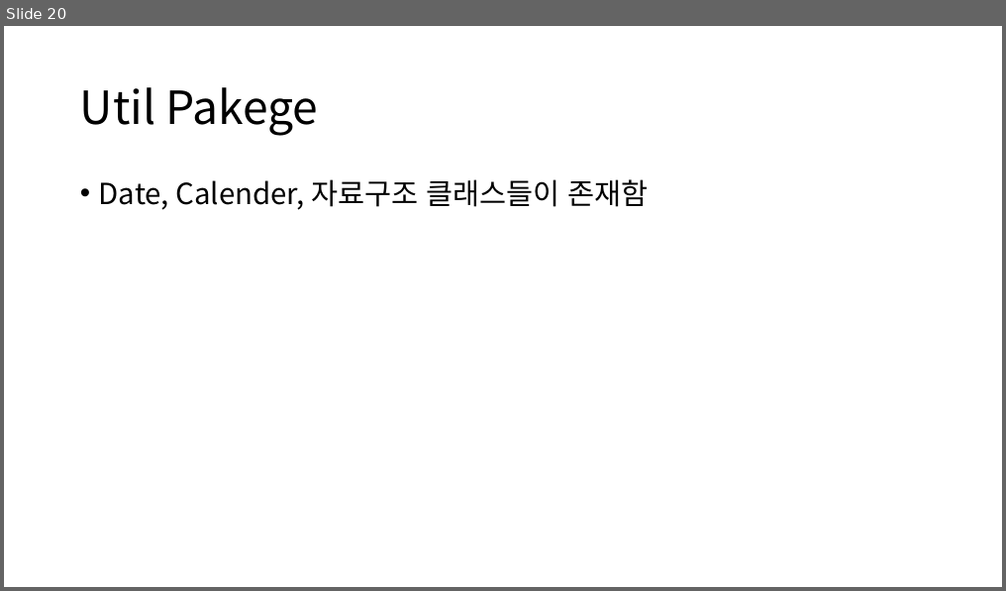
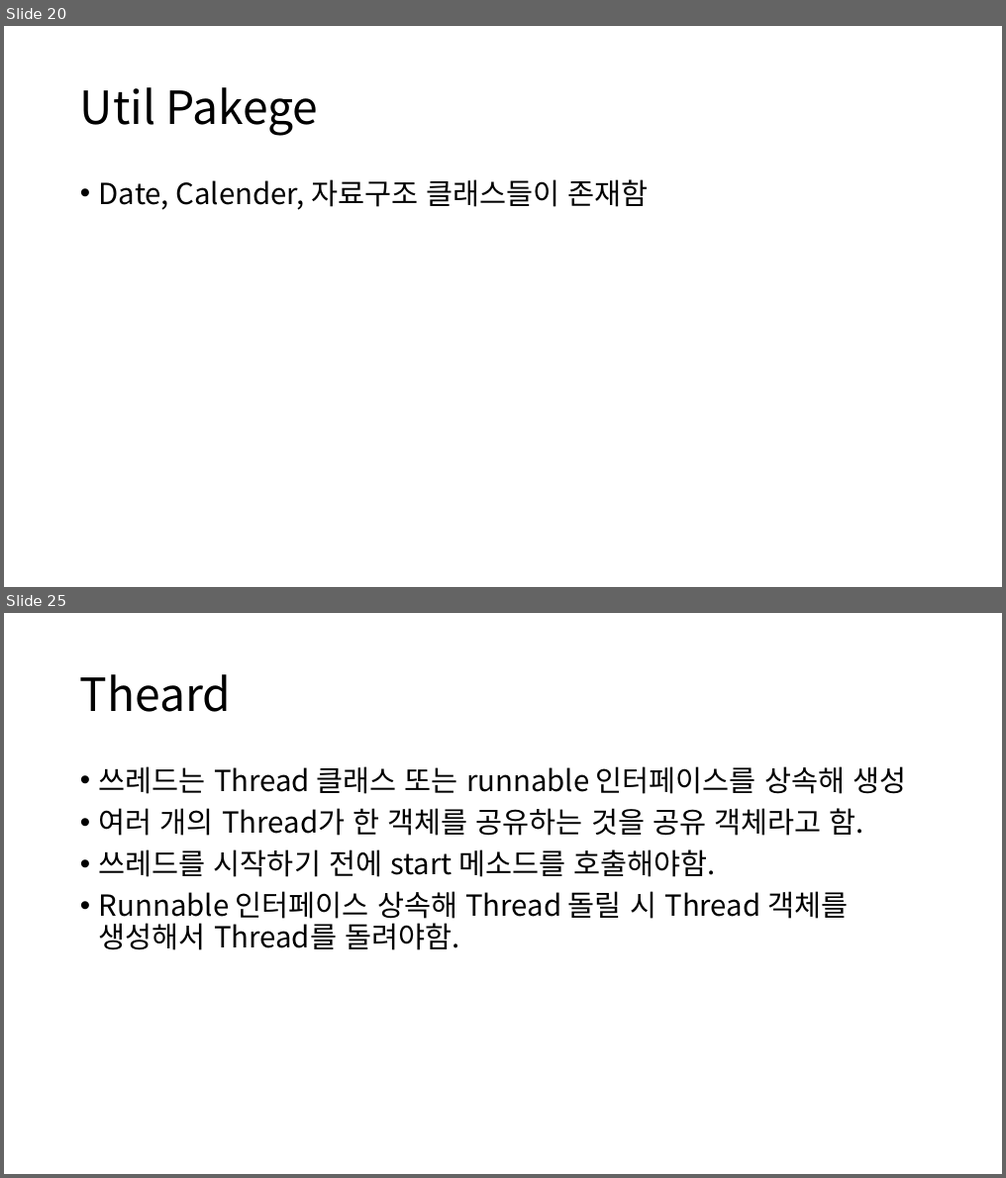
Before and after one commit to satelite54/BUSAN_IT_ACADEMY, a slide deck: 학습자료/학습 정리.pptx. Shown one above the other, each under a label of ours: slide 20 before the commit, slides 20 and 25 after it; the slides between them are not shown. The pictures are 1006x591 and 1006x1178 pixels, drawn with LibreOffice and Linux fonts; fonts in the diff are those of the drawing. Boxes give left, top, right and bottom in pixels: in the first picture for what was removed or moved away, otherwise in the second. Text is boxed around its words. In the diff, an @@ line names an element or a change of style, - is before the commit and + after.

Commit message:
[Java] - Thread, Time, Date, Calender, Annotation, IO, Collection

```diff
--- a/학습자료/학습 정리.pptx
+++ b/학습자료/학습 정리.pptx
@@ slide 25 added at bbox=[4, 613, 1002, 1174], background #FFFFFF @@
@@ title added at bbox=[80, 674, 232, 712], 44 pt, text #000000 @@
+Theard
@@ text added at bbox=[99, 766, 906, 951], 28 pt, text #000000 @@
+• 쓰레드는 Thread 클래스 또는 runnable 인터페이스를 상속해 생성
+• 여러 개의 Thread가 한 객체를 공유하는 것을 공유 객체라고 함.
+• 쓰레드를 시작하기 전에 start 메소드를 호출해야함.
+• Runnable 인터페이스 상속해 Thread 돌릴 시 Thread 객체를 생성해서 Thread를 돌려야함.
```
Also in this commit, not shown: 1 slide changed, 3 other slides added, 1 slide removed, 33 other files.
